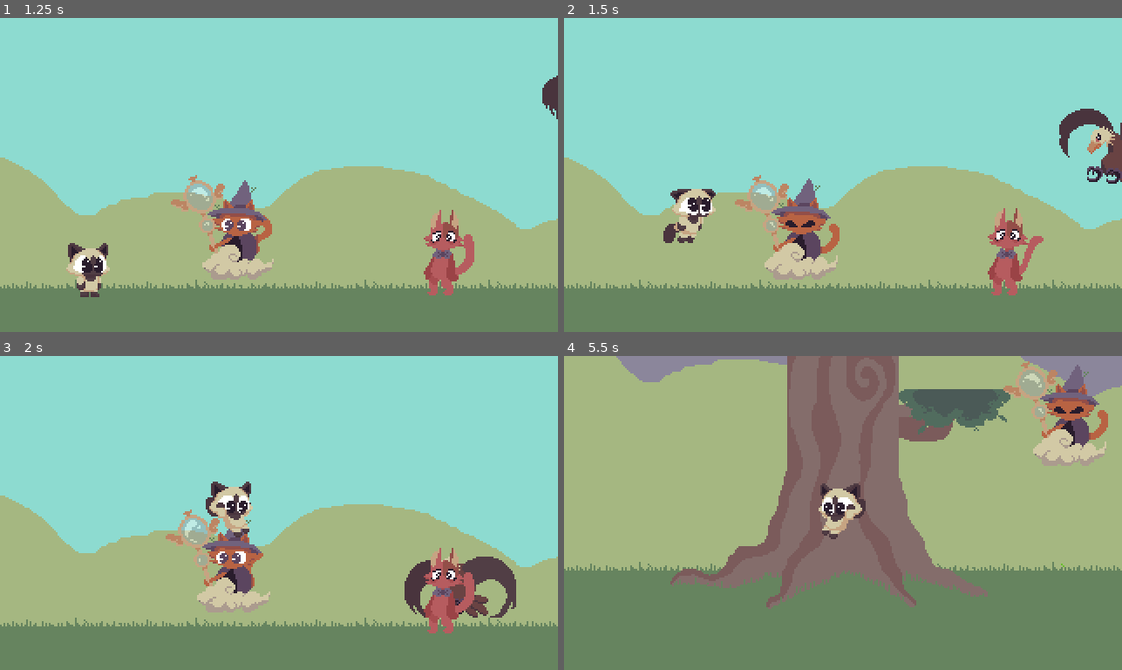
Above: before the commit, frames 1-4 (two rows, left to right).
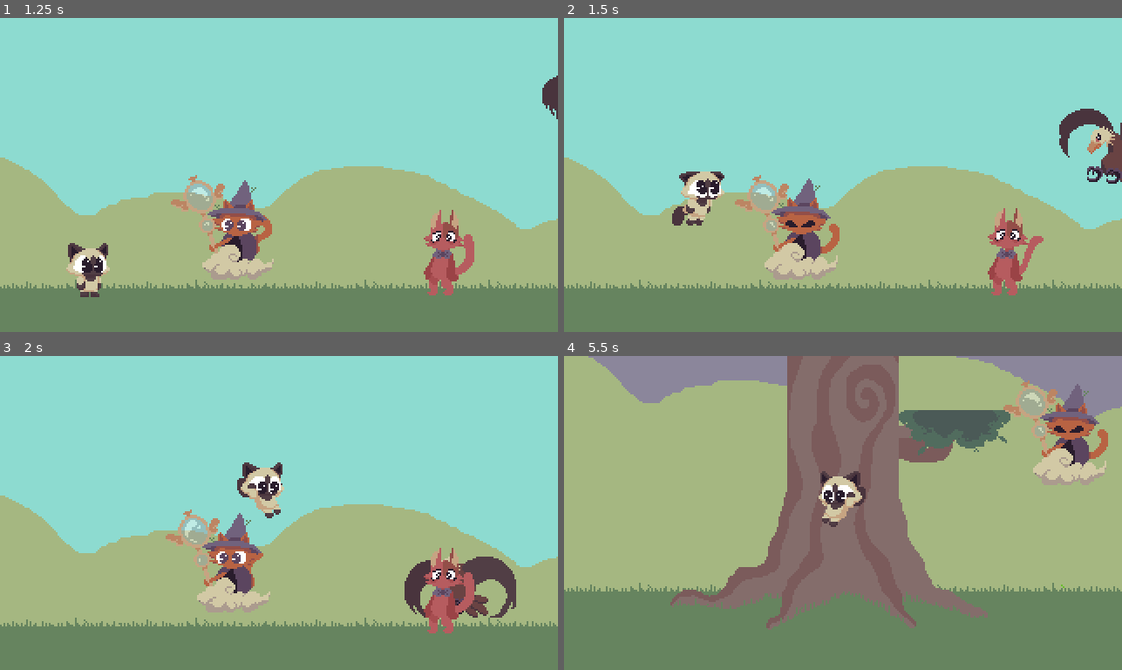
Above: after the commit, the same moments.

Repository: YhagoTomasini/BUbbling_Up
Game: Godot game, scene res://scenes/menu.tscn
The game is run twice, just before and just after one commit, with the same random seed, the same clock (stepped at 60 frames per second) and the same inputs.
Inputs (mouse positions are in pixels of both pictures, inside the frame that each line leads up to):
- Up to frame 1 (1.25 s): click "Start" at 0.5 s
- Up to frame 2 (1.5 s): move the mouse to (965, 159) at 1.27 s; hold D (right) from 1.28 s (still down); hold Space (jump) from 1.28 s (still down); click (965, 159) at 1.42 s
- Up to frame 3 (2 s): keep holding D (right); keep holding Space (jump)
- Up to frame 4 (5.5 s): move the mouse to (731, 528) at 2.02 s; release Space (jump) at 2.03 s; tap Space (jump) at 2.1, 2.27, 2.57, 3.6, 3.77, 4.07, 5.1, 5.27 s; move the mouse to (898, 443) at 2.77 s; release D (right) at 2.78 s; hold A (left) 2.78-3.53 s; hold Space (jump) 2.78-3.53 s; move the mouse to (815, 575) at 3.52 s; hold D (right) 3.53-5.03 s; click (815, 575) at 3.67 s; move the mouse to (1010, 560) at 4.27 s; hold Space (jump) 4.28-5.03 s; move the mouse to (675, 465) at 5.02 s; hold A (left) from 5.03 s (still down)

Frame 1 is identical in both runs. In frame 2, 1.5% of the frame differs, in the area x 17-29%, y 48-72%; in frame 3, 1.8%; in frame 4, 20%, in the area x 0-100%, y 0-88%.

Commit message:
fixed bubble
🔢

Diff:
--- a/bubble/bubble.tscn
+++ b/bubble/bubble.tscn
@@ -137,12 +137,8 @@
 "speed": 5.0
 }]
 
-[sub_resource type="CircleShape2D" id="CircleShape2D_sra56"]
-radius = 13.0384
-
-[sub_resource type="CapsuleShape2D" id="CapsuleShape2D_38iyp"]
-radius = 11.0
-height = 22.0
+[sub_resource type="CircleShape2D" id="CircleShape2D_efy23"]
+radius = 12.0026
 
 [node name="bubbleScene" type="Node2D"]
 
@@ -157,15 +153,13 @@
 [node name="Area2D" type="Area2D" parent="bubble" groups=["bubble"]]
 
 [node name="CollisionShape2D" type="CollisionShape2D" parent="bubble/Area2D"]
-shape = SubResource("CircleShape2D_sra56")
+position = Vector2(0, 0.25)
+shape = SubResource("CircleShape2D_efy23")
 
 [node name="FloatComponent" parent="bubble" instance=ExtResource("3_y01sx")]
 
 [node name="Timer" type="Timer" parent="bubble"]
 process_callback = 0
-
-[node name="CollisionShape2D" type="CollisionShape2D" parent="bubble"]
-shape = SubResource("CapsuleShape2D_38iyp")
 
 [node name="BounceTimer" type="Timer" parent="."]
 wait_time = 0.2
--- a/bubble/scripts/bubble.gd
+++ b/bubble/scripts/bubble.gd
@@ -3,10 +3,9 @@
 @export_subgroup("Nodes")
 @export var floatComponent: FloatComponent
 
-@onready var timer = $Timer
-@onready var bounce_timer = $"../BounceTimer"
-
-@onready var sprite = $Sprite2D
+@onready var timer: Timer = $Timer
+@export var bounce_strength: float = 3
+@onready var sprite: AnimatedSprite2D = $Sprite2D
 
 var wind_force = 0
 var wind_direction = 0
@@ -27,21 +26,7 @@
 
 func _on_area_2d_area_entered(area: Area2D) -> void:
 	if area.is_in_group("player"):
-		sprite.visible = false
-		# Calculate and apply the bounce direction
-		var normal = (area.global_position - global_position).normalized()
-		velocity = velocity.bounce(normal) * 1.5  # Adjust bounce multiplier as needed
-
-		# Start the bounce timer for delayed removal
-		bounce_timer.start()
-
-	if area.is_in_group("wind"):
-		var is_wind_left = area.get("is_wind_left")
-		wind_direction = 1 if is_wind_left else -1
-		wind_force = 500
-
-func _on_bounce_timer_timeout() -> void:
-	queue_free()
+		queue_free()
 
 func _on_area_2d_area_exited(area: Area2D) -> void:
 	if area.is_in_group("wind"):
--- a/player/scripts/player.gd
+++ b/player/scripts/player.gd
@@ -2,60 +2,70 @@
 class_name Player
 
 @export var gravity = 700
-@export var speed = 125
-var jump_force: float = 150
+@export var speed = 150
+var jump_force: float = 200
 var jump_hold: bool = false
 
 var max_jump_height: float = 50
 var jump_start_y: float = 0
 var is_jumping: bool = false
-
+var is_bouncing: bool = false
 var friction = 800
 
 var wind_force = 0
 var wind_direction = 0
 
+var bounce_timer = 0.0  # Timer to track bounce delay
+var bounce_duration = 0.2  # Duration of the bounce effect
+
 @onready var anim = $Sprite2D
 
 func _physics_process(delta):
-	# Apply gravity if not on the floor
-	if not is_on_floor():
-		velocity.y += gravity * delta
+	# Handle bounce timer
+	if is_bouncing:
+		bounce_timer -= delta
+		if bounce_timer <= 0:
+			is_bouncing = false
 
-	elif velocity.x != 0:
-		anim.play("Walk")
-	if velocity.y > 0:
-		anim.play("Falling")
-	elif velocity.y < 0:
-		anim.play("Jump")
+	if not is_bouncing:
+		# Apply gravity if not on the floor
+		if not is_on_floor():
+			velocity.y += gravity * delta
 
-	# Handle jump
-	if Input.is_action_pressed("jump") and is_jumping and jump_hold:
-		# Stop jumping if maximum height is reached
-		if position.y <= jump_start_y - max_jump_height:
-			jump_hold = false
+		elif velocity.x != 0:
+			anim.play("Walk")
+		if velocity.y > 0:
+			anim.play("Falling")
+		elif velocity.y < 0:
+			anim.play("Jump")
+
+		# Handle jump
+		if Input.is_action_pressed("jump") and is_jumping and jump_hold:
+			# Stop jumping if maximum height is reached
+			if position.y <= jump_start_y - max_jump_height:
+				jump_hold = false
+			else:
+				velocity.y = -jump_force
+
+		# Allow the jump
+		if Input.is_action_just_pressed("jump") and is_on_floor():
+			velocity.y = -jump_force
+			jump_hold = true
+			is_jumping = true
+			jump_start_y = position.y
+
 		else:
-			velocity.y = -jump_force
+			# Player movement
+			var direction = Input.get_axis("left", "right")
+			if direction != 0:
+				velocity.x = direction * speed
+			elif is_on_floor():
+				velocity.x = move_toward(velocity.x, 0, friction * delta)
 
-	# Allow the jump
-	if Input.is_action_just_pressed("jump") and is_on_floor():
-		velocity.y = -jump_force
-		jump_hold = true
-		is_jumping = true
-		jump_start_y = position.y
-
-	else:
-		# Player movement
-		var direction = Input.get_axis("left", "right")
-		if direction != 0:
-			velocity.x = direction * speed
-		elif is_on_floor():
-			velocity.x = move_toward(velocity.x, 0, friction * delta)
-
-		if direction:
-			anim.scale.x = -1 if direction < 0 else 1
-		elif is_on_floor() == true:
-			anim.play("Idle")
+			if direction:
+				anim.scale.x = -1 if direction < 0 else 1
+			elif is_on_floor():
+				anim.play("Idle")
 
 	# Apply continuous wind force
 	if wind_direction != 0:
@@ -70,10 +80,15 @@
 
 func _on_area_2d_area_entered(area: Area2D) -> void:
 	if area.is_in_group("bubble"):
-		# Calculate the bounce direction
+		is_bouncing = true
+		bounce_timer = bounce_duration  # Set the bounce timer duration
 		var normal = (position - area.global_position).normalized()
-		velocity = velocity.bounce(normal) * 3.5  # Adjust the multiplier for bounce strength
+		velocity = velocity.bounce(normal) * 3  # Adjust the multiplier for bounce strength
 
+	if area.is_in_group("wind"):
+		var is_wind_left = area.get("is_wind_left")
+		wind_direction = 1 if is_wind_left else -1
+		wind_force = 1000
 
 func _on_area_2d_area_exited(area: Area2D) -> void:
 	if area.is_in_group("wind"):
Not shown: 1 places in bubble/bubble.tscn that only renumber resources
